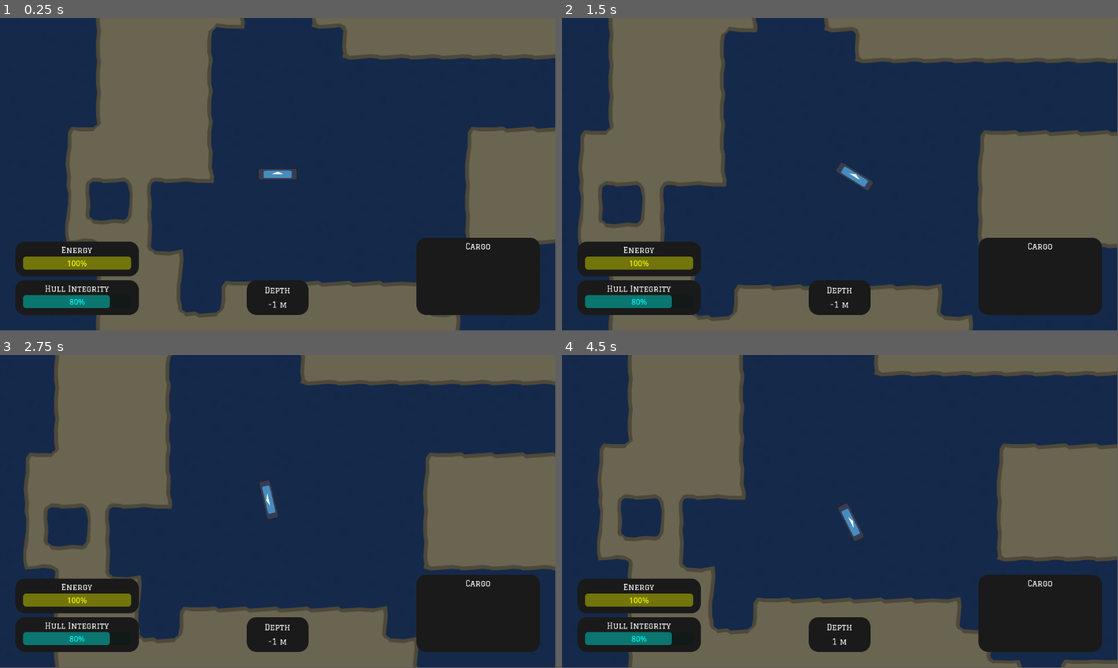
Above: before the commit, frames 1-4 (two rows, left to right).
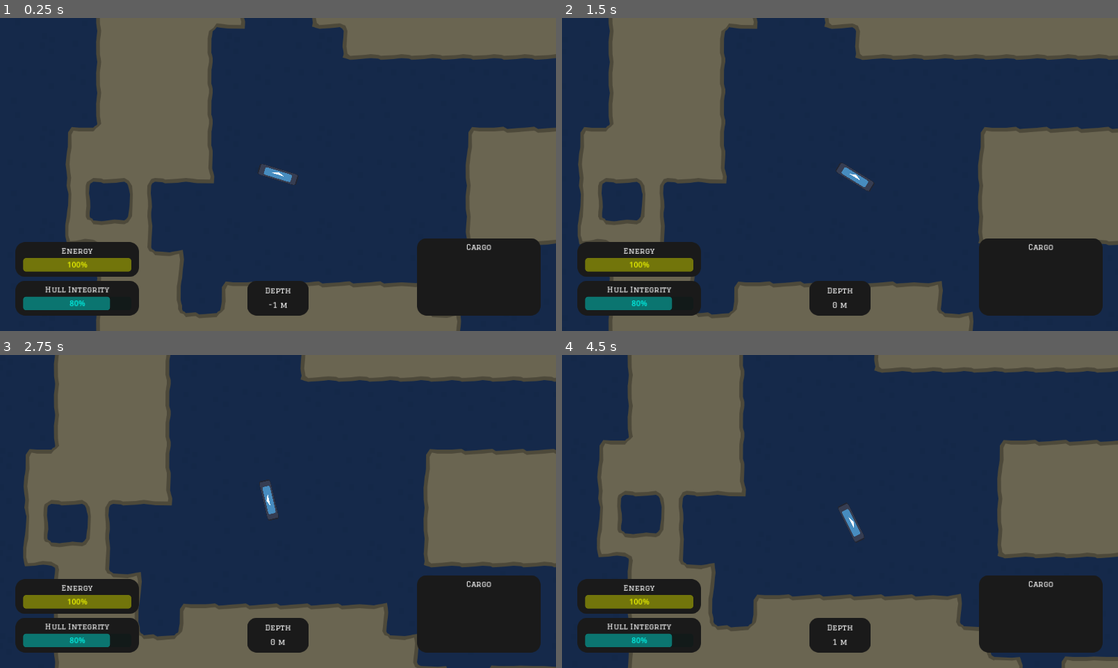
Above: after the commit, the same moments.

Repository: Remblej/SubmarineGame
Game: Godot game, scene res://map/test.tscn
Same seed, same stepped clock (60 frames per second), same inputs: the game is played once before the commit and once after it. The engine's default icon, where the game draws it, is replaced by a stand-in: a white triangle on a blue panel in a dark square.
Inputs (mouse positions are in pixels of both pictures, inside the frame that each line leads up to):
- Up to frame 1 (0.25 s): no input
- Up to frame 2 (1.5 s): tap Enter at 0.5 s; move the mouse to (962, 158) at 0.52 s; press the mouse at (962, 158) at 0.53 s; move the mouse to (728, 190) at 1.27 s; release the mouse at (728, 190) at 1.28 s; click (728, 190) at 1.35 s
- Up to frame 3 (2.75 s): move the mouse to (333, 442) at 2.02 s; press the mouse at (333, 442) at 2.03 s
- Up to frame 4 (4.5 s): move the mouse to (812, 574) at 2.77 s; release the mouse at (812, 574) at 2.78 s; click (812, 574) at 2.85 s; move the mouse to (1006, 558) at 3.52 s; press the mouse at (1006, 558) at 3.53 s; move the mouse to (673, 464) at 4.27 s; release the mouse at (673, 464) at 4.28 s; click (673, 464) at 4.35 s
The window is 799x449 before the commit and 800x450 after it. Grey fills any space a smaller window leaves; there, only what the larger window draws over its background counts as a difference.

The runs differ from the first frame. In frame 1, 1.8% of the frame differs, in the area x 0-100%, y 0-100%; in frame 2, 4.5%; in frame 3, 5.3%; in frame 4, 5.5%.

Commit message:
configure viewport

Diff:
--- a/project.godot
+++ b/project.godot
@@ -19,6 +19,11 @@
 
 Globals="*res://util/globals.gd"
 
+[display]
+
+window/stretch/mode="canvas_items"
+window/stretch/aspect="expand"
+
 [input]
 
 Accelerate={
